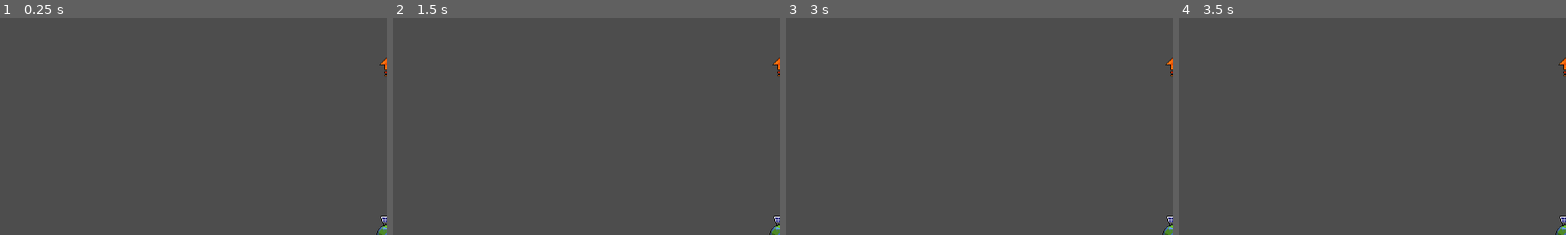
Above: before the commit, frames 1-4 (left to right).
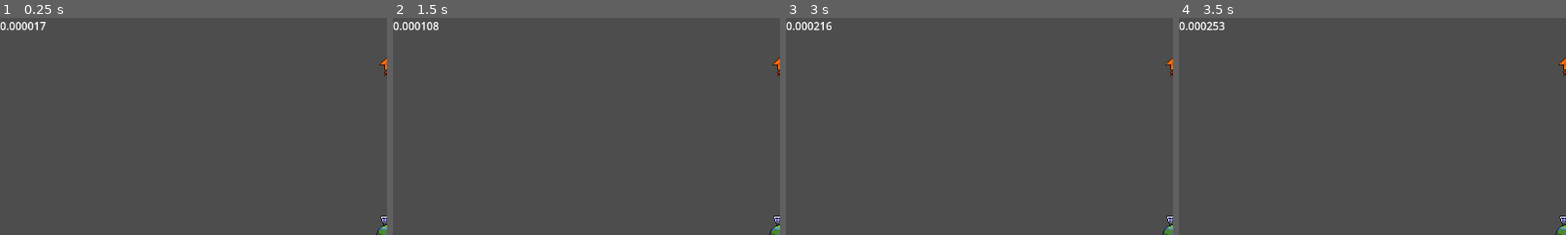
Above: after the commit, the same moments.

Repository: Vikezor/balanced-light
Game: Godot game, scene res://view/view.tscn
Two runs of this game, one before a commit and one after it. Both use one fixed random seed, a clock stepped at 60 frames per second and the inputs below.
Inputs:
- Up to frame 1 (0.25 s): no input
- Up to frame 2 (1.5 s): no input
- Up to frame 3 (3 s): no input
- Up to frame 4 (3.5 s): no input
The pictures show only the part of the screen within x 0-50%, y 0-50%; the shares and areas given below are measured in that part.

The runs differ from the first frame. In frame 1, 0.3% of the frame differs, in the area x 0-12%, y 1-6%; in frame 2, 0.3%; in frame 3, 0.3%; in frame 4, 0.3%.

Commit message:
add tracking of whether we're looking at the sun

Diff:
--- a/earth/earth.gd
+++ b/earth/earth.gd
@@ -15,7 +15,7 @@
 # Called every frame. 'delta' is the elapsed time since the previous frame.
 func _process(delta: float) -> void:
 	speed += thrust * delta
-	$Diffuse.rotation += speed * delta
+	$Rotator.rotation += speed * delta
 	time += delta
 
 
--- a/earth/earth.tscn
+++ b/earth/earth.tscn
@@ -11,12 +11,14 @@
 texture_filter = 3
 script = ExtResource("1_kfjld")
 
-[node name="Diffuse" type="Sprite2D" parent="."]
-material = SubResource("CanvasItemMaterial_d1o4v")
-rotation = -1.5708
-texture = ExtResource("1_akn4t")
-
 [node name="Shading" type="PointLight2D" parent="."]
 blend_mode = 2
 texture = ExtResource("3_knlnm")
 offset = Vector2(0, -29)
+
+[node name="Rotator" type="Node2D" parent="."]
+
+[node name="Diffuse" type="Sprite2D" parent="Rotator"]
+material = SubResource("CanvasItemMaterial_d1o4v")
+rotation = -1.5708
+texture = ExtResource("1_akn4t")
--- a/view/view.gd
+++ b/view/view.gd
@@ -1,4 +1,8 @@
 extends Node2D
+
+
+var max_sun_time: float = 60 * 60 * 12
+var elapsed_sun_time: float = .5 * max_sun_time
 
 
 # Called when the node enters the scene tree for the first time.
@@ -8,7 +12,17 @@
 
 # Called every frame. 'delta' is the elapsed time since the previous frame.
 func _process(delta: float) -> void:
-	pass
+	var earth_rotation = $Earth/Rotator.get_rotation()
+	var sun_rotation = $Earth/Sun.get_sun_rotation()
+	var earth_vector = Vector2(cos(earth_rotation), sin(earth_rotation))
+	var sun_vector = Vector2(cos(sun_rotation), sin(sun_rotation))
+	var difference = earth_vector.angle_to(sun_vector)
+	$CanvasLayer/Label.text = "%f" % difference
+	if difference > -.5 * PI && difference < .5 * PI:
+		elapsed_sun_time += delta
+	else:
+		elapsed_sun_time -= delta
+	$CanvasLayer/Bar.light_length = elapsed_sun_time / max_sun_time
 
 
 func _on_time_scale_value_changed(value: float) -> void:
--- a/view/view.tscn
+++ b/view/view.tscn
@@ -40,6 +40,10 @@
 
 [node name="Bar" parent="CanvasLayer" instance=ExtResource("3_exp50")]
 
+[node name="Label" type="Label" parent="CanvasLayer"]
+offset_right = 141.0
+offset_bottom = 113.0
+
 [connection signal="set_sun_rotation" from="Earth/Sun" to="Earth" method="_on_sun_set_sun_rotation"]
 [connection signal="value_changed" from="CanvasLayer/Thrust" to="." method="_on_thrust_value_changed"]
 [connection signal="value_changed" from="CanvasLayer/TimeScale" to="." method="_on_time_scale_value_changed"]
